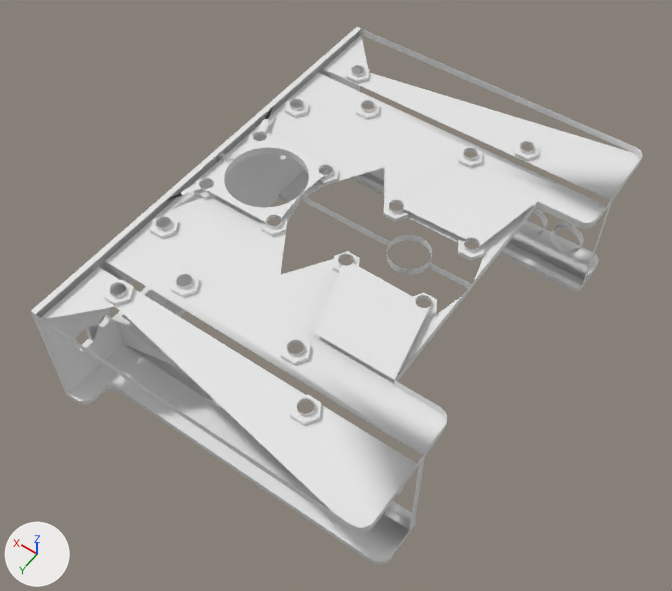
An edit to the Blender file pre/009.blend, drawn before and after from the same camera.
Camera for both pictures: a 50 mm camera at (-120.6, 118.7, 189.0) aimed at (-40.6, 6.7, 13.1). Every picture has the same lights, and +X, +Y and +Z are marked at lower left.

In view in the first picture: 'frame'.
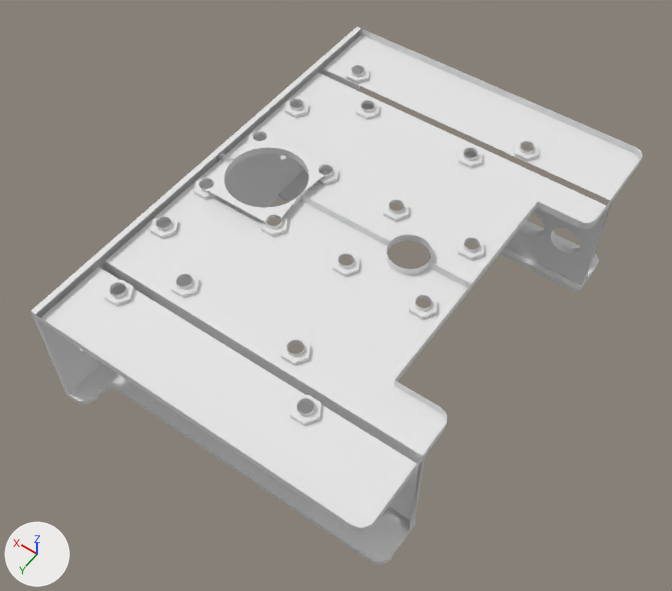
What differs and where, as boxes (x1, y1, x2, y2) in the pictures (672 x 591 px; the box of a moved part takes in the faces that stretch with it):
part 1 of me_frame, cut back: before (162, 106, 538, 385); after (99, 69, 640, 528)
part 2 of me_frame, moved or reshaped: before (150, 172, 597, 558); after (70, 168, 599, 562)
part 3 of me_frame, added: after (297, 207, 572, 460)

Patch to the scene script:
```diff
--- a/pre/009.blend.py
+++ b/pre/009.blend.py
@@ me_frame @@
 # used by ob_frame; location = (-54.2, 0.0, 30.5); scale = (6.25, 6.25, 1.0)
-me_frame.from_pydata(...)  # 1358 vertices, 1521 faces, 2 loose edges; spans x -4.9..8.7, y -9.6..0.0, z -30.5..2.5
+me_frame.from_pydata(...)  # 1352 vertices, 1602 faces, 1 loose edge; spans x -4.9..8.7, y -9.6..0.0, z -30.5..2.5
+# me_frame part 1: 16 vertices removed from x -4.9..7.3, y -6.4..-1.1, z 0.5..2.5; 6 vertices added at x -4.4..7.2, y -9.1..-5.3, z 0.5
+# me_frame part 2: 9 vertices removed from x -4.9..-4.5, y -7.6..-6.8, z -30.5..-29.0; 13 vertices added at x -4.9..8.4, y -9.1..-3.8, z -30.5..-25.3
+# me_frame part 3: 1 vertex added at x -1.3, y -6.4, z -7.8
```
